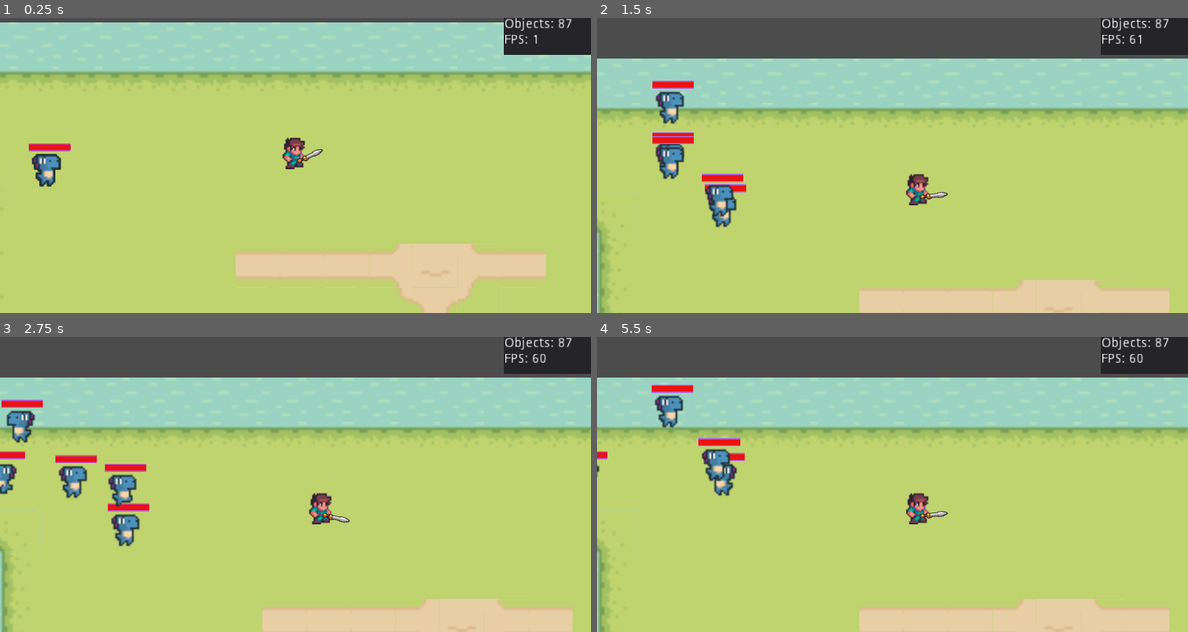
Above: before the commit, frames 1-4 (two rows, left to right).
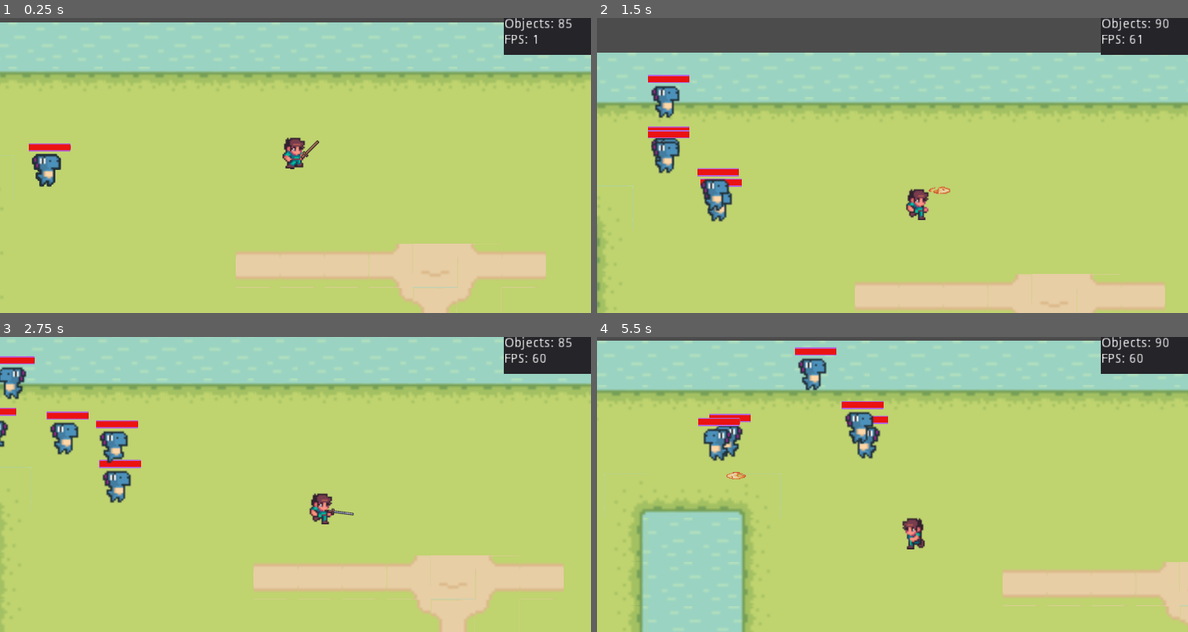
Above: after the commit, the same moments.

Repository: StoneAgeAdventure/StoneAgeAdventure
Game: Godot game, scene res://main/Main.tscn
Same seed, same stepped clock (60 frames per second), same inputs: the game is played once before the commit and once after it.
Inputs (mouse positions are in pixels of both pictures, inside the frame that each line leads up to):
- Up to frame 1 (0.25 s): no input
- Up to frame 2 (1.5 s): move the mouse to (1022, 150) at 0.52 s; hold Right (move_right) 0.53-1.28 s; hold Space (attack) 0.53-1.28 s; tap H (shoot) at 0.8, 1.35 s; move the mouse to (774, 180) at 1.27 s; hold Down (move_down) from 1.28 s (still down)
- Up to frame 3 (2.75 s): tap Space (attack) at 1.55 s; move the mouse to (354, 419) at 2.02 s; release Down (move_down) at 2.03 s; hold Right (move_right) from 2.03 s (still down); hold Space (attack) from 2.03 s (still down); tap H (shoot) at 2.3 s
- Up to frame 4 (5.5 s): move the mouse to (862, 543) at 2.77 s; release Right (move_right) at 2.78 s; release Space (attack) at 2.78 s; hold Up (move_up) 2.78-3.53 s; click (862, 543) at 2.85 s; tap Space (attack) at 3.05, 4.35 s; move the mouse to (1069, 528) at 3.52 s; hold H (shoot) 3.53-4.28 s; hold Left (move_left) 3.53-5.03 s; move the mouse to (715, 440) at 4.27 s; move the mouse to (922, 484) at 5.02 s; hold Down (move_down) from 5.03 s (still down); hold H (shoot) from 5.03 s (still down)

The runs differ from the first frame. In frame 1, 0.2% of the frame differs, in the area x 48-97%, y 0-52%; in frame 2, 12%; in frame 3, 43%; in frame 4, 46%, in the area x 0-100%, y 0-100%.

Commit message:
fix player attack animation

Diff:
--- a/characters/Player1/Player.gd
+++ b/characters/Player1/Player.gd
@@ -2,6 +2,7 @@
 
 onready var sprite := $Sprite
 onready var sprite2 := $Sprite2
+onready var weapon := $Weapon
 onready var animation_player := $Sprite/AnimationPlayer
 onready var timer := $Timer
 onready var bullet_shoot = $BulletShoot
@@ -11,78 +12,79 @@
 var pressed: bool
 var shoot_time :float
 func _ready():
-	#assert(sprite and animation_player)
-	#set_speed(75.0)
-	#pressed = false
-	animation_player.play("attack2")
+	assert(sprite and animation_player)
+	set_speed(75.0)
+	pressed = false
 
+func _process(_delta):
+	print(get_state())
+	if get_state() == State.ATTACK:
+		return
+	var shoot = Input.is_action_pressed("shoot")
+	pressed = false
+	if Input.is_action_pressed("move_left"):
+		sprite.flip_h = true
+		move(Vector2(-get_speed(), 0))
+		pressed = true
+	elif Input.is_action_pressed("move_right"):
+		sprite.flip_h = false
+		move(Vector2(get_speed(), 0))
+		pressed = true
+	if Input.is_action_pressed("move_up"):
+		move(Vector2(0, -get_speed()))
+		pressed = true
+	elif Input.is_action_pressed("move_down"):
+		move(Vector2(0, get_speed()))
+		pressed = true
+	if Input.is_action_pressed("attack") and get_state() != State.ATTACK:
+		set_state(State.ATTACK)
+		pressed = true
+	elif shoot and not shooting:
+			call_deferred("_shoot_bullet")
+	shooting = shoot
+	if not pressed:
+		set_state(State.IDLE)
 
-#func _process(_delta):
-#	if get_state() == State.ATTACK:
-#		return
-#	var shoot = Input.is_action_pressed("shoot")
-#	pressed = false
-#	if Input.is_action_pressed("move_left"):
-#		sprite.flip_h = true
-#		sprite2.flip_h = true
-#		move(Vector2(-get_speed(), 0))
-#		pressed = true
-#	elif Input.is_action_pressed("move_right"):
-#		sprite.flip_h = false
-#		sprite2.flip_h = false
-#		move(Vector2(get_speed(), 0))
-#		pressed = true
-#	if Input.is_action_pressed("move_up"):
-#		move(Vector2(0, -get_speed()))
-#		pressed = true
-#	elif Input.is_action_pressed("move_down"):
-#		move(Vector2(0, get_speed()))
-#		pressed = true
-#	if Input.is_action_pressed("attack") and get_state() != State.ATTACK:
-#		set_state(State.ATTACK)
-#		pressed = true
-#	elif shoot and not shooting:
-#			call_deferred("_shoot_bullet")
-#	shooting = shoot
-#	if not pressed:
-#		set_state(State.IDLE)
-#
-#	match get_state():
-#		State.IDLE:
-#			animation_player.stop(true)
-#			sprite.frame = 0
-#		State.MOVE:
-#			sprite.visible = true
-#			sprite2.visible = false
-#			if not animation_player.is_playing():
-#				animation_player.play("move")
-#		State.ATTACK:
-#			sprite2.visible = true
-#			sprite.visible = false
-#			animation_player.play("attack")
-#			timer.start()
-#
-#func _on_Timer_timeout():
-#	set_state(State.IDLE)
-#
-#func _on_Area2D_body_entered(body):#
-#	if body is Dino:
-#		print("hit by Dino")
-#
-#func _shoot_bullet():
-#	shoot_time = 0
-#	var bi = Bullet.instance()
-#	var ss
-#	if sprite.flip_h == true:
-#		(bi as Bullet).scale.x = -1
-#		ss = -1
-#	else:
-#		ss = 1
-#	bi.get_node("Sprite/AnimationPlayer").play("shoot")
-#	var pos = position + bullet_shoot.position * Vector2(ss, 1.0)
-#	bi.position = pos
-#	get_parent().add_child(bi)
-#	bi.linear_velocity = Vector2(200*ss,1)
-#	add_collision_exception_with(bi)
+	match get_state():
+		State.IDLE:
+			animation_player.stop(true)
+			sprite.frame = 0
+		State.MOVE:
+			sprite.visible = true
+			weapon.visible = false
+			if not animation_player.is_playing():
+				animation_player.play("move")
+		State.ATTACK:
+			weapon.visible = true
+			if sprite.flip_h == true:
+				$Weapon._set_weapon(3,true)
+				$Weapon.position = Vector2(10,11)  #decide sword rotate center
+				animation_player.play("attack_left")
+			else :
+				$Weapon._set_weapon(3,false)
+				$Weapon.position = Vector2(17,13)  #decide sword rotate center
+				animation_player.play("attack_right")
+			timer.start()
 
-#func set_weapon(weapon : int):
+func _on_Timer_timeout():
+	set_state(State.IDLE)
+
+func _on_Area2D_body_entered(body):#
+	if body is Dino:
+		print("hit by Dino")
+
+func _shoot_bullet():
+	shoot_time = 0
+	var bi = Bullet.instance()
+	var ss
+	if sprite.flip_h == true:
+		(bi as Bullet).scale.x = -1
+		ss = -1
+	else:
+		ss = 1
+	bi.get_node("Sprite/AnimationPlayer").play("shoot")
+	var pos = position + bullet_shoot.position * Vector2(ss, 1.0)
+	bi.position = pos
+	get_parent().add_child(bi)
+	bi.linear_velocity = Vector2(200*ss,1)
+	add_collision_exception_with(bi)
--- a/characters/Player1/Player1.tscn
+++ b/characters/Player1/Player1.tscn
@@ -2,7 +2,6 @@
 
 [ext_resource path="res://pictures/character/gabe-idle-run.png" type="Texture" id=1]
 [ext_resource path="res://characters/Player1/Player.gd" type="Script" id=2]
-[ext_resource path="res://pictures/character/player-attack4.0.png" type="Texture" id=3]
 [ext_resource path="res://weapon/Weapon.tscn" type="PackedScene" id=4]
 
 [sub_resource type="CapsuleShape2D" id=5]
@@ -25,7 +24,7 @@
 "values": [ 0 ]
 }
 tracks/1/type = "value"
-tracks/1/path = NodePath("../Sprite2:frame")
+tracks/1/path = NodePath(".:frame_coords")
 tracks/1/interp = 1
 tracks/1/loop_wrap = true
 tracks/1/imported = false
@@ -34,27 +33,15 @@
 "times": PoolRealArray( 0 ),
 "transitions": PoolRealArray( 1 ),
 "update": 0,
-"values": [ 0 ]
+"values": [ Vector2( 0, 0 ) ]
 }
 tracks/2/type = "value"
-tracks/2/path = NodePath(".:frame_coords")
+tracks/2/path = NodePath("../Weapon:rotation_degrees")
 tracks/2/interp = 1
 tracks/2/loop_wrap = true
 tracks/2/imported = false
 tracks/2/enabled = true
 tracks/2/keys = {
-"times": PoolRealArray( 0 ),
-"transitions": PoolRealArray( 1 ),
-"update": 0,
-"values": [ Vector2( 0, 0 ) ]
-}
-tracks/3/type = "value"
-tracks/3/path = NodePath("../Weapon:rotation_degrees")
-tracks/3/interp = 1
-tracks/3/loop_wrap = true
-tracks/3/imported = false
-tracks/3/enabled = true
-tracks/3/keys = {
 "times": PoolRealArray( 0 ),
 "transitions": PoolRealArray( 1 ),
 "update": 0,
@@ -64,22 +51,10 @@
 [sub_resource type="Animation" id=4]
 resource_name = "attack"
 length = 0.6
-tracks/0/type = "value"
-tracks/0/path = NodePath("../Sprite2:frame")
-tracks/0/interp = 1
-tracks/0/loop_wrap = true
-tracks/0/imported = false
-tracks/0/enabled = true
-tracks/0/keys = {
-"times": PoolRealArray( 0, 0.08, 0.16, 0.24, 0.32, 0.4 ),
-"transitions": PoolRealArray( 1, 1, 1, 1, 1, 1 ),
-"update": 1,
-"values": [ 0, 0, 1, 2, 4, 0 ]
-}
 
-[sub_resource type="Animation" id=7]
-resource_name = "attack2"
-loop = true
+[sub_resource type="Animation" id=8]
+resource_name = "attack_left"
+length = 0.6
 tracks/0/type = "value"
 tracks/0/path = NodePath(".:frame")
 tracks/0/interp = 1
@@ -87,10 +62,10 @@
 tracks/0/imported = false
 tracks/0/enabled = true
 tracks/0/keys = {
-"times": PoolRealArray( 0, 0.3, 0.4, 0.5, 0.6 ),
-"transitions": PoolRealArray( 1, 1, 1, 1, 1 ),
+"times": PoolRealArray( 0, 0.1, 0.5, 0.6, 0.7, 1 ),
+"transitions": PoolRealArray( 1, 1, 1, 1, 1, 1 ),
 "update": 1,
-"values": [ 0, 0, 0, 0, 0 ]
+"values": [ 6, 1, 0, 0, 0, 0 ]
 }
 tracks/1/type = "value"
 tracks/1/path = NodePath("../Weapon:rotation_degrees")
@@ -99,10 +74,38 @@
 tracks/1/imported = false
 tracks/1/enabled = true
 tracks/1/keys = {
-"times": PoolRealArray( 0, 0.9 ),
+"times": PoolRealArray( 0, 0.3 ),
 "transitions": PoolRealArray( 1, 1 ),
 "update": 0,
-"values": [ 0.0, 70.0 ]
+"values": [ 0.0, -54.9496 ]
+}
+
+[sub_resource type="Animation" id=7]
+resource_name = "attack_right"
+length = 0.6
+tracks/0/type = "value"
+tracks/0/path = NodePath(".:frame")
+tracks/0/interp = 1
+tracks/0/loop_wrap = true
+tracks/0/imported = false
+tracks/0/enabled = true
+tracks/0/keys = {
+"times": PoolRealArray( 0, 0.1, 0.5, 0.6, 0.7, 0.8 ),
+"transitions": PoolRealArray( 1, 1, 1, 1, 1, 1 ),
+"update": 1,
+"values": [ 6, 1, 0, 0, 0, 0 ]
+}
+tracks/1/type = "value"
+tracks/1/path = NodePath("../Weapon:rotation_degrees")
+tracks/1/interp = 1
+tracks/1/loop_wrap = true
+tracks/1/imported = false
+tracks/1/enabled = true
+tracks/1/keys = {
+"times": PoolRealArray( 0, 0.3 ),
+"transitions": PoolRealArray( 1, 1 ),
+"update": 0,
+"values": [ -0.653881, 55.2365 ]
 }
 
 [sub_resource type="Animation" id=2]
@@ -135,15 +138,9 @@
 rotation = 1.5708
 shape = SubResource( 5 )
 
-[node name="Sprite2" type="Sprite" parent="."]
-visible = false
-position = Vector2( 14, 11 )
-scale = Vector2( 0.42, 0.42 )
-texture = ExtResource( 3 )
-hframes = 7
-
 [node name="Sprite" type="Sprite" parent="."]
 position = Vector2( 11, 10 )
+rotation = 0.00542643
 scale = Vector2( 0.8, 0.8 )
 z_index = 1
 texture = ExtResource( 1 )
@@ -155,7 +152,8 @@
 [node name="AnimationPlayer" type="AnimationPlayer" parent="Sprite"]
 anims/RESET = SubResource( 1 )
 anims/attack = SubResource( 4 )
-anims/attack2 = SubResource( 7 )
+anims/attack_left = SubResource( 8 )
+anims/attack_right = SubResource( 7 )
 anims/move = SubResource( 2 )
 
 [node name="Timer" type="Timer" parent="."]
@@ -164,16 +162,17 @@
 [node name="Area2D" type="Area2D" parent="."]
 
 [node name="CollisionShape2D" type="CollisionShape2D" parent="Area2D"]
-position = Vector2( 12, 12 )
+position = Vector2( 12, 11 )
 shape = SubResource( 6 )
 
 [node name="BulletShoot" type="Position2D" parent="."]
-position = Vector2( 17, 12 )
+position = Vector2( 3, 12 )
+scale = Vector2( 1, 1 )
 
 [node name="Weapon" parent="." instance=ExtResource( 4 )]
-position = Vector2( 15, 14 )
+position = Vector2( 17, 13 )
+scale = Vector2( 0.45, 0.45 )
 z_index = 2
-weapon_num = 4
 
 [connection signal="timeout" from="Timer" to="." method="_on_Timer_timeout"]
 [connection signal="body_entered" from="Area2D" to="." method="_on_Area2D_body_entered"]
--- a/weapon/Weapon.gd
+++ b/weapon/Weapon.gd
@@ -1,8 +1,19 @@
-extends Node2D
-export var weapon_num :int
-onready var _accessary = $Node2D/TileMap
+extends Sprite
+onready var _weapon_num :int
+
+onready var _accessary = $TileMap
+onready var _node2d_anchor = $TileMap
+const TURN_RIGHT_HAND_X_AXIS = -8.88
+const TURN_LEFT_HAND_X_AXIS = -6 #decide sword position
 func _ready():
-	set_weapon(weapon_num)
+	pass
 
-func set_weapon(weapon: int):
-	(_accessary as TileMap).set_cellv(Vector2(1,1),weapon)
+func _set_weapon(weapon: int,flip: bool):#flip true means turn left
+	if flip == true:
+		_node2d_anchor.position.x = TURN_LEFT_HAND_X_AXIS
+		(_accessary as TileMap).clear()
+		(_accessary as TileMap).set_cellv(Vector2(-1,0),weapon,true)
+	else:
+		_node2d_anchor.position.x = TURN_RIGHT_HAND_X_AXIS
+		(_accessary as TileMap).clear()
+		(_accessary as TileMap).set_cellv(Vector2(0,0),weapon,false)
--- a/weapon/Weapon.tscn
+++ b/weapon/Weapon.tscn
@@ -201,15 +201,13 @@
 13/shapes = [  ]
 13/z_index = 0
 
-[node name="Weapon" type="Node2D"]
+[node name="Weapon" type="Sprite"]
 scale = Vector2( 0.45, 0.45 )
 script = ExtResource( 2 )
 
-[node name="Node2D" type="Node2D" parent="."]
-position = Vector2( -38, -55 )
-
-[node name="TileMap" type="TileMap" parent="Node2D"]
-position = Vector2( 0, 3.8147e-06 )
+[node name="TileMap" type="TileMap" parent="."]
+position = Vector2( -8.88889, -24.4444 )
 tile_set = SubResource( 1 )
 cell_size = Vector2( 32, 32 )
 format = 1
+tile_data = PoolIntArray( 0, 0, 0 )
